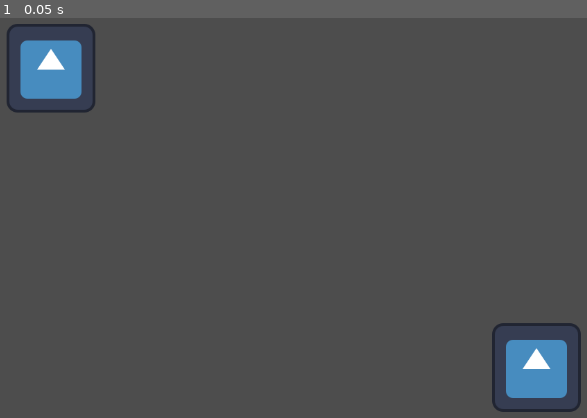
Above: before the commit, frame 1.
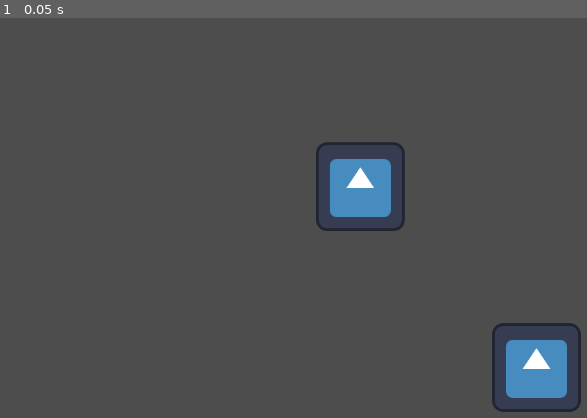
Above: after the commit, the same moment.

Repository: mir4na/testing
Game: Godot game, scene res://world.tscn
Two runs of this game, one before a commit and one after it. Both use one fixed random seed, a clock stepped at 60 frames per second and the inputs below. The project has no main scene, so this scene is started directly. The engine's default icon, where the game draws it, is replaced by a stand-in: a white triangle on a blue panel in a dark square.
Inputs:
- Up to frame 1 (0.05 s): no input

The runs differ from the first frame. In frame 1, 3.9% of the frame differs, in the area x 1-69%, y 1-54%.

Commit message:
change pos

Diff:
--- a/world.tscn
+++ b/world.tscn
@@ -20,3 +20,4 @@
 shape = SubResource("RectangleShape2D_fj7yv")
 
 [node name="Player" parent="." unique_id=1416762119 instance=ExtResource("2_fj7yv")]
+position = Vector2(446, 171)
